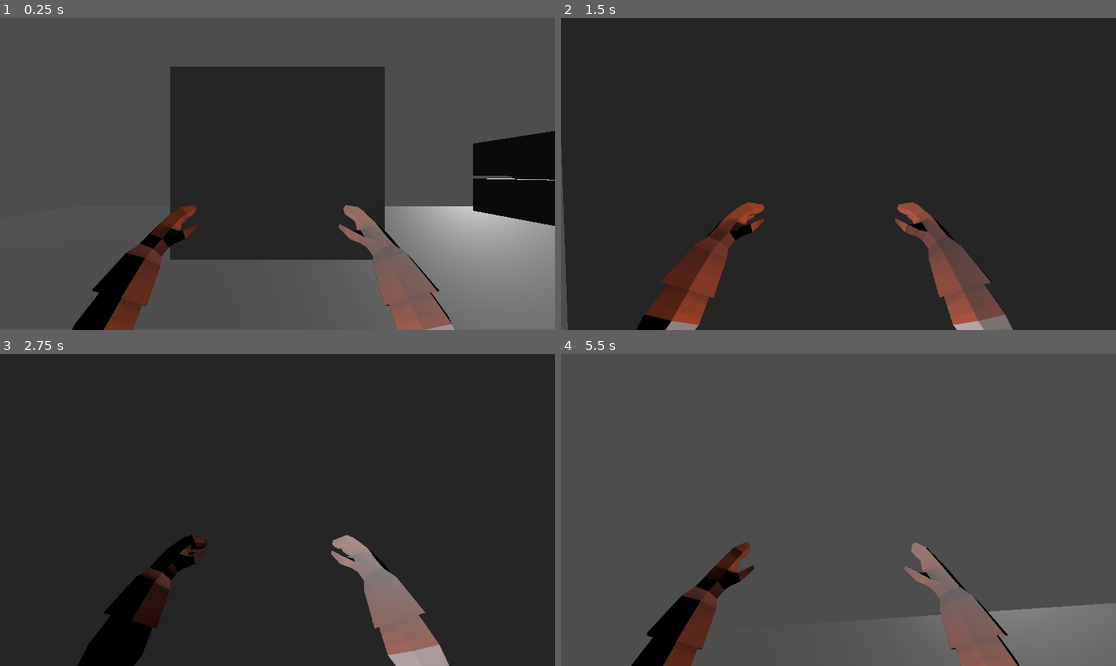
Above: before the commit, frames 1-4 (two rows, left to right).
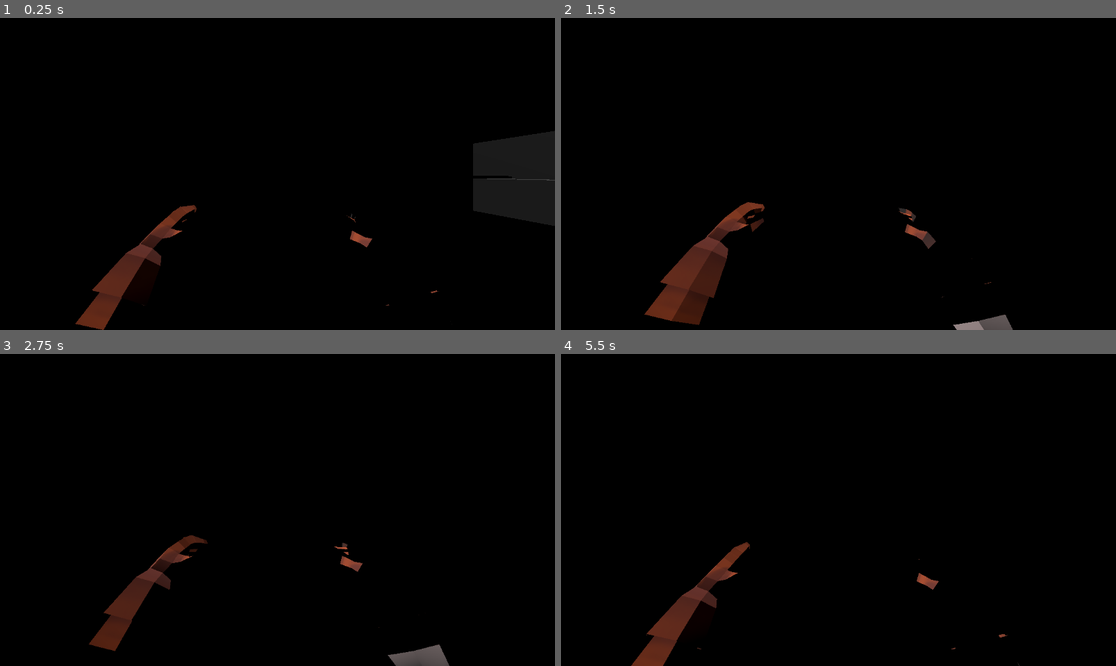
Above: after the commit, the same moments.

Repository: senseibobo/lesinar
Game: Godot game, scene res://world/world.tscn
Two runs of this game, one before a commit and one after it. Both use one fixed random seed, a clock stepped at 60 frames per second and the inputs below. The engine's default icon, where the game draws it, is replaced by a stand-in: a white triangle on a blue panel in a dark square.
Inputs (mouse positions are in pixels of both pictures, inside the frame that each line leads up to):
- Up to frame 1 (0.25 s): no input
- Up to frame 2 (1.5 s): tap Enter (ui_accept) at 0.5, 0.77, 1.07 s; move the mouse to (866, 174) at 0.52 s; hold W (up) from 0.53 s (still down); tap E (interact) at 0.6 s; click (866, 174) at 0.8 s; move the mouse to (810, 174) at 1.27 s; click (810, 174) at 1.35 s
- Up to frame 3 (2.75 s): keep holding W (up); tap Enter (ui_accept) at 1.52, 1.55, 1.82 s; move the mouse to (288, 503) at 2.02 s; hold Enter (ui_accept) from 2.03 s (still down); click (288, 503) at 2.17 s; tap E (interact) at 2.3 s
- Up to frame 4 (5.5 s): keep holding W (up); move the mouse to (832, 516) at 2.77 s; release Enter (ui_accept) at 2.78 s; tap E (interact) at 2.85, 4.55, 5.1 s; tap Enter (ui_accept) at 3.02, 3.32, 4.52, 4.82 s; click (832, 516) at 3.05 s; move the mouse to (877, 513) at 3.52 s; hold Enter (ui_accept) 3.53-4.28 s; click (877, 513) at 3.6 s; move the mouse to (794, 506) at 4.27 s; right-click (794, 506) at 4.35 s; click (794, 506) at 4.42 s; move the mouse to (844, 510) at 5.02 s; click (844, 510) at 5.3 s

The runs differ from the first frame. In frame 1, 96% of the frame differs, in the area x 0-100%, y 0-100%; in frame 2, 98%; in frame 3, 99%; in frame 4, 100%.

Commit message:
more work on terrain skibidi

Diff:
--- a/graves/jama/jama_grave.tscn
+++ b/graves/jama/jama_grave.tscn
@@ -1,16 +1,20 @@
 [gd_scene load_steps=4 format=3 uid="uid://bnkwfc4gwykq3"]
 
 [ext_resource type="Script" path="res://graves/jama/jama_grave.gd" id="1_b3ch1"]
-[ext_resource type="Resource" uid="uid://wjnm731tjnbj" path="res://graves/jama/jama_grave_info.tres" id="2_fkhph"]
 
 [sub_resource type="BoxShape3D" id="BoxShape3D_ojkn2"]
 size = Vector3(2, 1, 2)
 
+[sub_resource type="PlaneMesh" id="PlaneMesh_33hom"]
+
 [node name="JamaGrave" type="StaticBody3D"]
 script = ExtResource("1_b3ch1")
-info = ExtResource("2_fkhph")
 max_corpses = 4
 
 [node name="CollisionShape3D" type="CollisionShape3D" parent="."]
 transform = Transform3D(1, 0, 0, 0, 1, 0, 0, 0, 1, 0.5, 0.5, 0.5)
 shape = SubResource("BoxShape3D_ojkn2")
+
+[node name="MeshInstance3D" type="MeshInstance3D" parent="."]
+transform = Transform3D(1, 0, 0, 0, 1, 0, 0, 0, 1, 0.5, 0, 0.5)
+mesh = SubResource("PlaneMesh_33hom")
--- a/graves/normal/normal_grave.tscn
+++ b/graves/normal/normal_grave.tscn
@@ -1,15 +1,20 @@
 [gd_scene load_steps=4 format=3 uid="uid://5y1bbgbpm8er"]
 
 [ext_resource type="Script" path="res://graves/normal/normal_grave.gd" id="1_r8pu5"]
-[ext_resource type="Resource" uid="uid://cj4bclfra5sxe" path="res://graves/normal/normal_grave_info.tres" id="2_s8ogt"]
 
 [sub_resource type="BoxMesh" id="BoxMesh_qimpw"]
 size = Vector3(1, 0.2, 2)
 
-[node name="NormalGrave" type="Node3D"]
+[sub_resource type="BoxShape3D" id="BoxShape3D_i5lor"]
+size = Vector3(1, 1, 2)
+
+[node name="NormalGrave" type="StaticBody3D"]
 script = ExtResource("1_r8pu5")
-info = ExtResource("2_s8ogt")
 
 [node name="MeshInstance3D" type="MeshInstance3D" parent="."]
 transform = Transform3D(1, 0, 0, 0, 1, 0, 0, 0, 1, 0, 0, 0.5)
 mesh = SubResource("BoxMesh_qimpw")
+
+[node name="CollisionShape3D" type="CollisionShape3D" parent="."]
+transform = Transform3D(1, 0, 0, 0, 1, 0, 0, 0, 1, 0, 0.5, 0.5)
+shape = SubResource("BoxShape3D_i5lor")
--- /dev/null
+++ b/graves/zivi_krec/zivi_krec.gd
@@ -0,0 +1,2 @@
+class_name ZiviKrec
+extends Grave
--- /dev/null
+++ b/graves/zivi_krec/zivi_krec.tscn
@@ -0,0 +1,21 @@
+[gd_scene load_steps=4 format=3 uid="uid://q6tn46bqwpdo"]
+
+[ext_resource type="Script" path="res://graves/zivi_krec/zivi_krec.gd" id="1_qocy2"]
+
+[sub_resource type="BoxShape3D" id="BoxShape3D_46hay"]
+size = Vector3(3, 1, 3)
+
+[sub_resource type="PlaneMesh" id="PlaneMesh_uk6mg"]
+size = Vector2(3, 3)
+
+[node name="ZiviKrec" type="StaticBody3D"]
+script = ExtResource("1_qocy2")
+max_corpses = 10
+
+[node name="CollisionShape3D" type="CollisionShape3D" parent="."]
+transform = Transform3D(1, 0, 0, 0, 1, 0, 0, 0, 1, 1, 0.5, 1)
+shape = SubResource("BoxShape3D_46hay")
+
+[node name="MeshInstance3D" type="MeshInstance3D" parent="."]
+transform = Transform3D(1, 0, 0, 0, 1, 0, 0, 0, 1, 1, -0.304677, 1)
+mesh = SubResource("PlaneMesh_uk6mg")
--- /dev/null
+++ b/graves/zivi_krec/zivi_krec_info.tres
@@ -0,0 +1,10 @@
+[gd_resource type="Resource" script_class="GraveInfo" load_steps=3 format=3 uid="uid://7cot2qetgxw4"]
+
+[ext_resource type="Script" path="res://graves/grave_info.gd" id="1_ankew"]
+[ext_resource type="PackedScene" uid="uid://q6tn46bqwpdo" path="res://graves/zivi_krec/zivi_krec.tscn" id="1_ijbpl"]
+
+[resource]
+script = ExtResource("1_ankew")
+size = Vector2i(3, 3)
+depth = 2
+grave_scene = ExtResource("1_ijbpl")
--- a/player/player.gd
+++ b/player/player.gd
@@ -1,5 +1,9 @@
 class_name Player
 extends CharacterBody3D
+
+
+signal tool_changed(new_tool: Tool)
+
 
 enum State {MOVE}
 
@@ -45,7 +49,10 @@
 			use_body()
 			interact_input()
 			anim_input()
-			camera_input()
+
+
+func _process(delta):
+	camera_input()
 
 func move_input(delta: float):
 	var input: Vector2 = Input.get_vector("left","right","up","down")
@@ -85,6 +92,7 @@
 				if held_tool != null: held_tool.queue_free()
 				held_tool = null
 				held_tool_scene = null
+				tool_changed.emit(null)
 			elif held_tool == null:
 				var taken_tool_scene = raycast.get_collider().take_tool()
 				take_tool(taken_tool_scene)
@@ -103,11 +111,13 @@
 	if !left_hand_anim.is_playing(): left_hand_anim.play("IDLE")
 	if !right_hand_anim.is_playing(): right_hand_anim.play("IDLE")
 
+
 func take_tool(tool_scene: PackedScene):
 	if tool_scene == null: return
 	held_tool = tool_scene.instantiate()
 	held_tool_scene = tool_scene
 	hand.add_child(held_tool)
+	tool_changed.emit(held_tool)
 
 func choose_anim_tool():
 	right_hand_anim.stop()
--- a/player/player.tscn
+++ b/player/player.tscn
@@ -1920,6 +1920,7 @@
 
 [node name="Camera3D" type="Camera3D" parent="."]
 transform = Transform3D(1, 0, 0, 0, 1, 0, 0, 0, 1, 0, 1, 0)
+current = true
 
 [node name="RayCast3D" type="RayCast3D" parent="Camera3D"]
 transform = Transform3D(1, 0, 0, 0, 1, 0, 0, 0, 1, 0, -0.018606, 0)
--- a/terrain/terrain.gd
+++ b/terrain/terrain.gd
@@ -18,7 +18,19 @@
 	generate_grid()
 	heightmap = Image.create(grid_size.x,grid_size.y,false,Image.FORMAT_RGB8)
 	update_heightmap()
+	update_terrain_mode(null)
 
+
+func update_terrain_mode(held_tool: Tool):
+	preview_mesh.visible = true
+	preview_active = true
+	if held_tool is Pijuk:
+		selected_grave_info = preload("res://graves/jama/jama_grave_info.tres")
+	elif held_tool is Shovel:
+		selected_grave_info = preload("res://graves/normal/normal_grave_info.tres")
+	else:
+		preview_mesh.visible = false
+		preview_active = false
 
 func check_dig_available(origin: Vector2i, size: Vector2i):
 	if origin.x <= 0 or origin.x >= grid_size.x - 1: return false
@@ -36,6 +48,7 @@
 
 
 func dig_grave(origin: Vector2i, size: Vector2i, depth: int):
+	print(origin)
 	for x in range(origin.x, origin.x + size.x):
 		for y in range(origin.y, origin.y + size.y):
 			grid[x][y] = depth
@@ -71,11 +84,9 @@
 
 func _process_attempt_place():
 	if Input.is_mouse_button_pressed(MOUSE_BUTTON_RIGHT):
-		print("testic 1")
 		if not preview_active: return
-		print("testic 2")
-		if not check_dig_available(old_preview_pos, selected_grave_info.size): return
-		dig_grave(old_preview_pos, selected_grave_info.size, selected_grave_info.depth)
+		if not check_dig_available(get_dig_pos(), selected_grave_info.size): return
+		dig_grave(get_dig_pos(), selected_grave_info.size, selected_grave_info.depth)
 		update_preview_color()
 
 
@@ -92,15 +103,23 @@
 		if grid_pos != old_preview_pos:
 			old_preview_pos = grid_pos
 
-			var size_offset := Vector3(selected_grave_info.size.x/2.0-0.125, 0.0, selected_grave_info.size.y/2.0 - 0.25)
 			var mesh_size: Vector2 = mesh_instance.mesh.size
 			var aspect: Vector2 = mesh_size/grid_size
 			var preview_pos: Vector2 = grid_pos*aspect
-			preview_mesh.global_position = Vector3(preview_pos.x, 0.0, preview_pos.y)
-			preview_mesh.global_position += size_offset
+			var grave_size: Vector2 = selected_grave_info.size
+
+			var local_pos: Vector2 = (Vector2(grid_pos.x, grid_pos.y))*aspect
+
+			var size_offset = Vector3(
+				(grave_size.x-2)*aspect.x,
+				0.0,
+				(grave_size.y-2)*aspect.y
+			)/2.0
+			preview_mesh.global_position = Vector3(local_pos.x, 0.0, local_pos.y) + size_offset
+			#var s = Vector3(int((selected_grave_info.size.x) / 2.0), 0.4, (selected_grave_info.size.y)/2.0)
 
 			var box_mesh: BoxMesh = preview_mesh.mesh
-			box_mesh.size = Vector3(selected_grave_info.size.x, 1.0, selected_grave_info.size.y)
+			box_mesh.size = Vector3(selected_grave_info.size.x*aspect.x, 1.0, selected_grave_info.size.y*aspect.y)
 			update_preview_color()
 	else:
 		preview_active = false
@@ -108,10 +127,14 @@
 
 func update_preview_color():
 	var color := Color.AQUA
-	if not check_dig_available(old_preview_pos, selected_grave_info.size):
+	if not check_dig_available(get_dig_pos(), selected_grave_info.size):
 		color = Color.RED
 	color.a = 0.3
 	preview_mesh.material_override.albedo_color = color
+
+
+func get_dig_pos():
+	return Vector2i(old_preview_pos - Vector2(selected_grave_info.size/2))
 
 
 func get_grid_pos(pos) -> Vector2i:
@@ -130,7 +153,7 @@
 	if event.is_action_pressed("ui_accept"):
 		selected_grave_info = preload("res://graves/jama/jama_grave_info.tres")
 	elif event.is_action_released("ui_accept"):
-		selected_grave_info = preload("res://graves/normal/normal_grave_info.tres")
+		selected_grave_info = preload("res://graves/zivi_krec/zivi_krec_info.tres")
 	#if event is InputEventMouseButton:
 		#if event.pressed and event.button_index == MOUSE_BUTTON_LEFT:
 			#var plane := Plane(Vector3.UP)
--- /dev/null
+++ b/terrain/terrain_test.gd
@@ -0,0 +1,6 @@
+extends Node3D
+
+
+
+func _process(delta):
+	$DirectionalLight3D.rotation.y += delta/2.0
--- a/terrain/terrain_test.tscn
+++ b/terrain/terrain_test.tscn
@@ -1,6 +1,7 @@
-[gd_scene load_steps=6 format=3 uid="uid://cci1v3vsafmdj"]
+[gd_scene load_steps=7 format=3 uid="uid://cci1v3vsafmdj"]
 
 [ext_resource type="PackedScene" uid="uid://ge533veisgpo" path="res://terrain/terrain.tscn" id="1_0lynb"]
+[ext_resource type="Script" path="res://terrain/terrain_test.gd" id="1_27myt"]
 [ext_resource type="PackedScene" uid="uid://dc6ux2dac5fr2" path="res://player/player.tscn" id="2_hanmq"]
 
 [sub_resource type="ProceduralSkyMaterial" id="ProceduralSkyMaterial_klvgt"]
@@ -17,12 +18,13 @@
 glow_enabled = true
 
 [node name="TerrainTest" type="Node3D"]
+script = ExtResource("1_27myt")
 
 [node name="WorldEnvironment" type="WorldEnvironment" parent="."]
 environment = SubResource("Environment_dj50n")
 
 [node name="DirectionalLight3D" type="DirectionalLight3D" parent="."]
-transform = Transform3D(-0.866025, -0.433013, 0.25, 0, 0.5, 0.866025, -0.5, 0.75, -0.433013, 0, 0, 0)
+transform = Transform3D(1, 0, 0, 0, 0.372988, 0.927836, 0, -0.927836, 0.372988, 0, 0, 0)
 shadow_enabled = true
 
 [node name="Terrain" parent="." instance=ExtResource("1_0lynb")]
--- a/world/world.tscn
+++ b/world/world.tscn
@@ -6,8 +6,10 @@
 [ext_resource type="PackedScene" uid="uid://byxnbtjp3nxlw" path="res://soba/mesh/soba.tscn" id="4_0yey6"]
 [ext_resource type="PackedScene" uid="uid://d18ckmself2n" path="res://disposal/krematorijum/krematorijum.tscn" id="5_m8om7"]
 [ext_resource type="PackedScene" uid="uid://dl5hw2edprci2" path="res://granice/granice.tscn" id="6_7h36j"]
+[ext_resource type="PackedScene" uid="uid://ge533veisgpo" path="res://terrain/terrain.tscn" id="7_udxks"]
 
 [sub_resource type="Environment" id="Environment_skxy8"]
+background_energy_multiplier = 0.0
 
 [sub_resource type="PlaneMesh" id="PlaneMesh_3bh8n"]
 size = Vector2(25, 25)
@@ -15,12 +17,13 @@
 [node name="World" type="Node3D"]
 
 [node name="DirectionalLight3D" type="DirectionalLight3D" parent="."]
-transform = Transform3D(-0.683013, -0.258819, 0.683013, -0.183013, 0.965926, 0.183013, -0.707107, -1.84392e-07, -0.707107, 12, 9, 0)
+transform = Transform3D(0.199551, -0.959353, -0.199551, -0.357739, -0.260916, 0.89663, -0.912251, -0.107536, -0.395264, 12, 9, 0)
 
 [node name="WorldEnvironment" type="WorldEnvironment" parent="."]
 environment = SubResource("Environment_skxy8")
 
 [node name="MeshInstance3D" type="MeshInstance3D" parent="."]
+visible = false
 mesh = SubResource("PlaneMesh_3bh8n")
 
 [node name="Player" parent="." instance=ExtResource("1_vp3ec")]
@@ -41,3 +44,7 @@
 [node name="Granice" parent="." node_paths=PackedStringArray("player") instance=ExtResource("6_7h36j")]
 transform = Transform3D(1, 0, 0, 0, 1, 0, 0, 0, 1, 0, 2, 0)
 player = NodePath("../Player")
+
+[node name="Terrain" parent="." instance=ExtResource("7_udxks")]
+
+[connection signal="tool_changed" from="Player" to="Terrain" method="update_terrain_mode"]
Not shown: 1 places in graves/jama/jama_grave_info.tres that only renumber resources
Not shown: 1 places in graves/normal/normal_grave_info.tres that only renumber resources
Not shown: 1 places in world/world.tscn that only renumber resources
